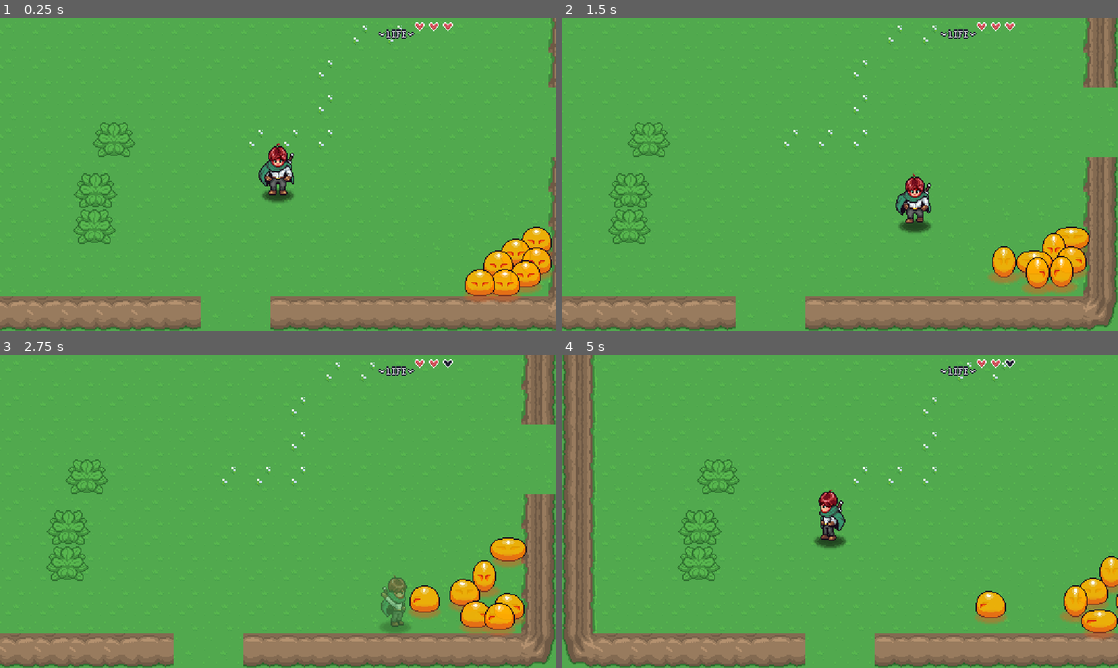
Above: before the commit, frames 1-4 (two rows, left to right).
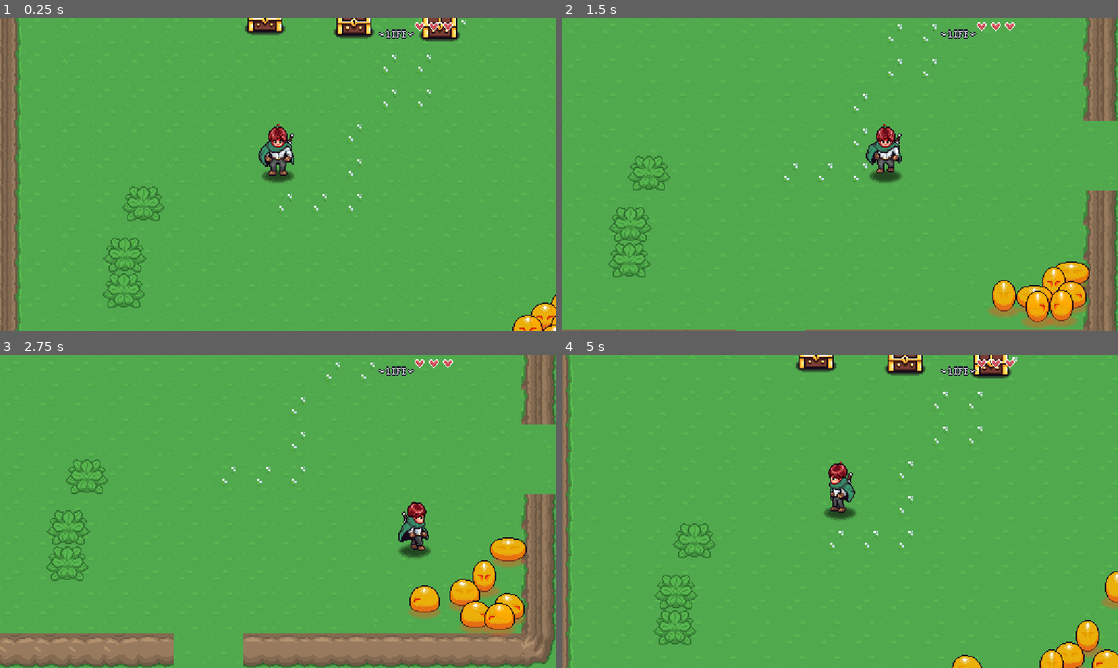
Above: after the commit, the same moments.

Repository: admiralbolt/godot-practice
Game: Godot game, scene res://levels/area01/Area01.tscn
Same seed, same stepped clock (60 frames per second), same inputs: the game is played once before the commit and once after it. Sound files missing from this copy of the repository are replaced by a short silence.
Inputs:
- Up to frame 1 (0.25 s): no input
- Up to frame 2 (1.5 s): hold D (right) 0.53-1.28 s; hold J (attack) 0.53-1.28 s; tap N (interact, bound only after the commit) at 0.8, 1.35 s; hold S (down) from 1.28 s (still down)
- Up to frame 3 (2.75 s): tap J (attack) at 1.55 s; release S (down) at 2.03 s; hold D (right) from 2.03 s (still down); hold J (attack) from 2.03 s (still down); tap N (interact, bound only after the commit) at 2.3 s
- Up to frame 4 (5 s): release D (right) at 2.78 s; release J (attack) at 2.78 s; hold W (up) 2.78-3.53 s; tap N (interact, bound only after the commit) at 2.85, 3.8, 4.35 s; tap J (attack) at 3.05, 4.55 s; hold J (attack) 3.53-4.28 s; hold A (left) from 3.53 s (still down)

The runs differ from the first frame. In frame 1, 19% of the frame differs, in the area x 0-100%, y 0-100%; in frame 2, 16%; in frame 3, 1.3%; in frame 4, 20%.

Commit message:
Treasure chest!

Diff:
--- a/michael-aarpg/globals/player_manager.gd
+++ b/michael-aarpg/globals/player_manager.gd
@@ -2,6 +2,8 @@
 
 const PLAYER = preload("res://player.tscn")
 const INVENTORY_DATA = preload("res://ui/inventory/player_inventory.tres")
+
+signal interact_pressed
 
 var player: Player
 var player_spawned: bool = false
--- /dev/null
+++ b/michael-aarpg/interactables/treasure_chest.gd
@@ -0,0 +1,60 @@
+@tool
+class_name TreasureChest extends Node
+
+@export var item_data: ItemData: set = _set_item_data
+@export var quantity: int = 1: set = _set_quantity
+
+var is_open: bool = false
+
+@onready var sprite: Sprite2D = $ItemSprite
+@onready var label: Label = $ItemSprite/Label
+@onready var animation_player: AnimationPlayer = $AnimationPlayer
+@onready var interact_area: Area2D = $Area2D
+
+func _ready() -> void:
+  _update_label()
+  _update_texture()
+
+  if Engine.is_editor_hint():
+    return
+
+  self.interact_area.area_entered.connect(_on_area_entered)
+  self.interact_area.area_exited.connect(_on_area_exited)
+
+func player_interact() -> void:
+  if self.is_open:
+    return
+
+  self.is_open = true
+  self.animation_player.play("open_chest")
+  if self.item_data and self.quantity > 0:
+    PlayerManager.INVENTORY_DATA.add_item(self.item_data, self.quantity)
+
+
+func _on_area_entered(_area: Area2D) -> void:
+  PlayerManager.interact_pressed.connect(player_interact)
+  return
+
+func _on_area_exited(_area: Area2D) -> void:
+  PlayerManager.interact_pressed.disconnect(player_interact)
+  return
+
+func _set_quantity(p_quantity: int) -> void:
+  quantity = p_quantity
+  _update_label()
+
+func _update_label() -> void:
+  if not self.label:
+    return
+
+  self.label.text = "x%s" % quantity
+  self.label.visible = quantity > 1
+
+func _set_item_data(p_item_data: ItemData) -> void:
+  item_data = p_item_data
+  _update_texture()
+  return
+
+func _update_texture() -> void:
+  if self.item_data and self.sprite:
+    self.sprite.texture = self.item_data.texture
--- /dev/null
+++ b/michael-aarpg/interactables/treasure_chest.tscn
@@ -0,0 +1,239 @@
+[gd_scene format=3 uid="uid://8youwfrylbue"]
+
+[ext_resource type="Script" uid="uid://cbjrju718yny7" path="res://interactables/treasure_chest.gd" id="1_flsih"]
+[ext_resource type="Texture2D" uid="uid://dxlv83gseq7td" path="res://assets/treasure-chest.png" id="2_03o4e"]
+[ext_resource type="Texture2D" uid="uid://baa3tvlol6rwc" path="res://assets/items.png" id="3_03o4e"]
+[ext_resource type="AudioStream" uid="uid://b3823tpktxdse" path="res://assets/treasure-open.wav" id="4_hcahn"]
+
+[sub_resource type="AtlasTexture" id="AtlasTexture_hcahn"]
+atlas = ExtResource("3_03o4e")
+region = Rect2(0, 0, 32, 32)
+
+[sub_resource type="Animation" id="Animation_hcahn"]
+length = 0.001
+tracks/0/type = "value"
+tracks/0/imported = false
+tracks/0/enabled = true
+tracks/0/path = NodePath("Sprite2D:frame")
+tracks/0/interp = 1
+tracks/0/loop_wrap = true
+tracks/0/keys = {
+"times": PackedFloat32Array(0),
+"transitions": PackedFloat32Array(1),
+"update": 1,
+"values": [0]
+}
+tracks/1/type = "value"
+tracks/1/imported = false
+tracks/1/enabled = true
+tracks/1/path = NodePath("ItemSprite:visible")
+tracks/1/interp = 1
+tracks/1/loop_wrap = true
+tracks/1/keys = {
+"times": PackedFloat32Array(0),
+"transitions": PackedFloat32Array(1),
+"update": 1,
+"values": [true]
+}
+tracks/2/type = "value"
+tracks/2/imported = false
+tracks/2/enabled = true
+tracks/2/path = NodePath("ItemSprite:position")
+tracks/2/interp = 1
+tracks/2/loop_wrap = true
+tracks/2/keys = {
+"times": PackedFloat32Array(0),
+"transitions": PackedFloat32Array(1),
+"update": 0,
+"values": [Vector2(0, 0)]
+}
+tracks/3/type = "value"
+tracks/3/imported = false
+tracks/3/enabled = true
+tracks/3/path = NodePath("ItemSprite:modulate")
+tracks/3/interp = 1
+tracks/3/loop_wrap = true
+tracks/3/keys = {
+"times": PackedFloat32Array(0),
+"transitions": PackedFloat32Array(1),
+"update": 0,
+"values": [Color(1, 1, 1, 1)]
+}
+
+[sub_resource type="Animation" id="Animation_03o4e"]
+resource_name = "closed"
+tracks/0/type = "value"
+tracks/0/imported = false
+tracks/0/enabled = true
+tracks/0/path = NodePath("Sprite2D:frame")
+tracks/0/interp = 1
+tracks/0/loop_wrap = true
+tracks/0/keys = {
+"times": PackedFloat32Array(0),
+"transitions": PackedFloat32Array(1),
+"update": 1,
+"values": [0]
+}
+tracks/1/type = "value"
+tracks/1/imported = false
+tracks/1/enabled = true
+tracks/1/path = NodePath("ItemSprite:visible")
+tracks/1/interp = 1
+tracks/1/loop_wrap = true
+tracks/1/keys = {
+"times": PackedFloat32Array(0),
+"transitions": PackedFloat32Array(1),
+"update": 1,
+"values": [false]
+}
+
+[sub_resource type="Animation" id="Animation_0yceu"]
+resource_name = "open_chest"
+length = 1.5
+tracks/0/type = "value"
+tracks/0/imported = false
+tracks/0/enabled = true
+tracks/0/path = NodePath("Sprite2D:frame")
+tracks/0/interp = 1
+tracks/0/loop_wrap = true
+tracks/0/keys = {
+"times": PackedFloat32Array(0, 0.10344016),
+"transitions": PackedFloat32Array(1, 1),
+"update": 1,
+"values": [0, 1]
+}
+tracks/1/type = "value"
+tracks/1/imported = false
+tracks/1/enabled = true
+tracks/1/path = NodePath("ItemSprite:visible")
+tracks/1/interp = 1
+tracks/1/loop_wrap = true
+tracks/1/keys = {
+"times": PackedFloat32Array(0, 0.10585981),
+"transitions": PackedFloat32Array(1, 1),
+"update": 1,
+"values": [false, true]
+}
+tracks/2/type = "audio"
+tracks/2/imported = false
+tracks/2/enabled = true
+tracks/2/path = NodePath("AudioStreamPlayer2D")
+tracks/2/interp = 1
+tracks/2/loop_wrap = true
+tracks/2/keys = {
+"clips": [{
+"end_offset": 0.0,
+"start_offset": 0.0,
+"stream": ExtResource("4_hcahn")
+}],
+"times": PackedFloat32Array(0.10041559)
+}
+tracks/2/use_blend = true
+tracks/3/type = "value"
+tracks/3/imported = false
+tracks/3/enabled = true
+tracks/3/path = NodePath("ItemSprite:position")
+tracks/3/interp = 1
+tracks/3/loop_wrap = true
+tracks/3/keys = {
+"times": PackedFloat32Array(0, 0.11190894, 0.29943204),
+"transitions": PackedFloat32Array(1, 1, 1),
+"update": 0,
+"values": [Vector2(0, 0), Vector2(0, 0), Vector2(0, -40)]
+}
+tracks/4/type = "value"
+tracks/4/imported = false
+tracks/4/enabled = true
+tracks/4/path = NodePath("ItemSprite:modulate")
+tracks/4/interp = 1
+tracks/4/loop_wrap = true
+tracks/4/keys = {
+"times": PackedFloat32Array(0.20325083, 0.29943204, 0.7717655, 1.3598568),
+"transitions": PackedFloat32Array(1, 1, 1, 1),
+"update": 0,
+"values": [Color(1, 1, 1, 1), Color(1.353256, 1.353256, 1.353256, 1), Color(1.353256, 1.353256, 1.353256, 1), Color(1.353256, 1.353256, 1.353256, 0)]
+}
+
+[sub_resource type="Animation" id="Animation_f8rbn"]
+resource_name = "opened"
+tracks/0/type = "value"
+tracks/0/imported = false
+tracks/0/enabled = true
+tracks/0/path = NodePath("Sprite2D:frame")
+tracks/0/interp = 1
+tracks/0/loop_wrap = true
+tracks/0/keys = {
+"times": PackedFloat32Array(0),
+"transitions": PackedFloat32Array(1),
+"update": 1,
+"values": [1]
+}
+tracks/1/type = "value"
+tracks/1/imported = false
+tracks/1/enabled = true
+tracks/1/path = NodePath("ItemSprite:visible")
+tracks/1/interp = 1
+tracks/1/loop_wrap = true
+tracks/1/keys = {
+"times": PackedFloat32Array(0),
+"transitions": PackedFloat32Array(1),
+"update": 1,
+"values": [false]
+}
+
+[sub_resource type="AnimationLibrary" id="AnimationLibrary_hcahn"]
+_data = {
+&"RESET": SubResource("Animation_hcahn"),
+&"closed": SubResource("Animation_03o4e"),
+&"open_chest": SubResource("Animation_0yceu"),
+&"opened": SubResource("Animation_f8rbn")
+}
+
+[sub_resource type="RectangleShape2D" id="RectangleShape2D_03o4e"]
+size = Vector2(30, 14)
+
+[sub_resource type="RectangleShape2D" id="RectangleShape2D_hcahn"]
+size = Vector2(38, 20)
+
+[node name="TreasureChest" type="Node2D" unique_id=2072759152]
+script = ExtResource("1_flsih")
+
+[node name="Sprite2D" type="Sprite2D" parent="." unique_id=899236267]
+texture = ExtResource("2_03o4e")
+hframes = 2
+
+[node name="ItemSprite" type="Sprite2D" parent="." unique_id=771157106]
+texture = SubResource("AtlasTexture_hcahn")
+
+[node name="Label" type="Label" parent="ItemSprite" unique_id=671505742]
+offset_left = 10.0
+offset_top = -7.0
+offset_right = 50.0
+offset_bottom = 16.0
+theme_override_colors/font_outline_color = Color(0, 0, 0, 1)
+theme_override_constants/outline_size = 4
+theme_override_font_sizes/font_size = 12
+text = "x99"
+
+[node name="AnimationPlayer" type="AnimationPlayer" parent="." unique_id=1353251107]
+libraries/ = SubResource("AnimationLibrary_hcahn")
+autoplay = &"closed"
+
+[node name="AudioStreamPlayer2D" type="AudioStreamPlayer2D" parent="." unique_id=839771550]
+
+[node name="StaticBody2D" type="StaticBody2D" parent="." unique_id=1761003291]
+collision_layer = 16
+collision_mask = 0
+
+[node name="CollisionShape2D" type="CollisionShape2D" parent="StaticBody2D" unique_id=278192331]
+position = Vector2(0, 15)
+shape = SubResource("RectangleShape2D_03o4e")
+
+[node name="Area2D" type="Area2D" parent="." unique_id=337606435]
+collision_layer = 0
+collision_mask = 4
+
+[node name="CollisionShape2D" type="CollisionShape2D" parent="Area2D" unique_id=1750630672]
+position = Vector2(0, 15)
+shape = SubResource("RectangleShape2D_hcahn")
+debug_color = Color(0.29257947, 0.6126559, 0.42171955, 0.41960785)
--- a/michael-aarpg/items/gem.tres
+++ b/michael-aarpg/items/gem.tres
@@ -1,5 +1,6 @@
 [gd_resource type="Resource" script_class="ItemData" format=3 uid="uid://dh1sapekvjg0p"]
 
+[ext_resource type="Script" uid="uid://cnarpvot3bldu" path="res://items/item_effects/item_effect.gd" id="1_gbvxt"]
 [ext_resource type="Script" uid="uid://dyliv273cd3gp" path="res://items/item_data.gd" id="1_m7x72"]
 [ext_resource type="Texture2D" uid="uid://baa3tvlol6rwc" path="res://assets/items.png" id="2_o2n4o"]
 
--- a/michael-aarpg/items/stone.tres
+++ b/michael-aarpg/items/stone.tres
@@ -1,6 +1,7 @@
 [gd_resource type="Resource" script_class="ItemData" format=3 uid="uid://djbucfgsjjqic"]
 
 [ext_resource type="Script" uid="uid://dyliv273cd3gp" path="res://items/item_data.gd" id="1_becff"]
+[ext_resource type="Script" uid="uid://cnarpvot3bldu" path="res://items/item_effects/item_effect.gd" id="1_uj5p3"]
 [ext_resource type="Texture2D" uid="uid://baa3tvlol6rwc" path="res://assets/items.png" id="2_mwerj"]
 
 [sub_resource type="AtlasTexture" id="AtlasTexture_gbvxt"]
--- a/michael-aarpg/levels/area01/Area01.tscn
+++ b/michael-aarpg/levels/area01/Area01.tscn
@@ -6,6 +6,9 @@
 [ext_resource type="PackedScene" uid="uid://iqj4xti26n0x" path="res://levels/LevelTransition.tscn" id="4_ymnjf"]
 [ext_resource type="PackedScene" uid="uid://cpmhm3w2om2wo" path="res://props/plants/Plant.tscn" id="5_mktli"]
 [ext_resource type="PackedScene" uid="uid://ba28israc0yiu" path="res://enemies/slime/slime.tscn" id="6_6yh52"]
+[ext_resource type="PackedScene" uid="uid://8youwfrylbue" path="res://interactables/treasure_chest.tscn" id="7_6yh52"]
+[ext_resource type="Resource" uid="uid://djbucfgsjjqic" path="res://items/stone.tres" id="8_1kb14"]
+[ext_resource type="Resource" uid="uid://3aw5xx0sk0er" path="res://items/potion.tres" id="9_1px54"]
 
 [node name="Area01" type="Node2D" unique_id=1072203813]
 script = ExtResource("1_eixnd")
@@ -15,7 +18,7 @@
 tile_map_data = PackedByteArray("AAAGAAIAAAAMAAQAAAAFAAIAAAAMAAQAAAAEAAIAAAAMAAQAAAADAAIAAAAMAAQAAAACAAMAAAABAAMAAAABAA …(4528 unchanged characters)…
 
 [node name="PlayerSpawner" parent="." unique_id=1913105578 instance=ExtResource("2_mw7rk")]
-position = Vector2(135, 450)
+position = Vector2(108, 373)
 
 [node name="LevelTransition" parent="." unique_id=33487219 instance=ExtResource("4_ymnjf")]
 position = Vector2(96, 576)
@@ -57,3 +60,16 @@
 
 [node name="Slime3" parent="." unique_id=1726560470 instance=ExtResource("6_6yh52")]
 position = Vector2(376, 522)
+
+[node name="TreasureChest" parent="." unique_id=2072759152 instance=ExtResource("7_6yh52")]
+position = Vector2(96, 220)
+item_data = ExtResource("8_1kb14")
+quantity = 99
+
+[node name="TreasureChest2" parent="." unique_id=834295915 instance=ExtResource("7_6yh52")]
+position = Vector2(178, 223)
+item_data = ExtResource("9_1px54")
+quantity = 10
+
+[node name="TreasureChest3" parent="." unique_id=1647343402 instance=ExtResource("7_6yh52")]
+position = Vector2(257, 226)
--- a/michael-aarpg/player.gd
+++ b/michael-aarpg/player.gd
@@ -1,6 +1,7 @@
 class_name Player extends CharacterBody2D
 
 signal player_damaged(hurt_box: HurtBox)
+signal direction_changed(new_direction: Vector2)
 
 var direction: Vector2 = Vector2.ZERO
 var cardinal_direction: Vector2 = Vector2.DOWN
@@ -16,9 +17,11 @@
 @onready var attack_effect_player: AnimationPlayer = $AttackEffectPlayer
 @onready var effect_animation_player: AnimationPlayer = $EffectAnimationPlayer
 @onready var interactions: Node2D = $Interactions
+@onready var attack_container: Node2D = $AttackContainer
 @onready var hurt_box: HurtBox = %AttackHurtBox
 @onready var hit_box: HitBox = $HitBox
 @onready var state_machine: PlayerStateMachine = $PlayerStateMachine
+
 
 func _ready() -> void:
   state_machine.initialize(self)
@@ -50,10 +53,11 @@
   if new_dir == cardinal_direction:
     return false
 
+  direction_changed.emit(new_dir)
   cardinal_direction = new_dir
   sprite.scale.x = -1 if cardinal_direction.x < 0 else 1
   attack_effect.scale.x = -1 if cardinal_direction.x < 0 else 1
-  interactions.scale.x = -1 if cardinal_direction.x < 0 else 1
+  attack_container.scale.x = -1 if cardinal_direction.x < 0 else 1
   return true
 
 func _animation_direction() -> String:
--- a/michael-aarpg/player.tscn
+++ b/michael-aarpg/player.tscn
@@ -8,6 +8,7 @@
 [ext_resource type="Script" uid="uid://rjnw4hfl8y47" path="res://player_camera.gd" id="6_1jxqw"]
 [ext_resource type="PackedScene" uid="uid://dg7q1f5oayegc" path="res://general/hurtboxes/HurtBox.tscn" id="6_2hs0m"]
 [ext_resource type="PackedScene" uid="uid://cuh4xafionjdp" path="res://general/hitboxes/HitBox.tscn" id="8_dw050"]
+[ext_resource type="Script" uid="uid://btd8w7q60asl8" path="res://player_interactions.gd" id="9_606se"]
 [ext_resource type="AudioStream" uid="uid://diwotqb2b8x1w" path="res://assets/hit_player.wav" id="9_b26j0"]
 [ext_resource type="Script" uid="uid://clhq4pkg0wgfm" path="res://player_state_machine.gd" id="10_nvl01"]
 [ext_resource type="Script" uid="uid://2s0exmhsaaxv" path="res://player_idle_state.gd" id="11_ivps1"]
@@ -83,7 +84,7 @@
 tracks/5/type = "value"
 tracks/5/imported = false
 tracks/5/enabled = true
-tracks/5/path = NodePath("Interactions/AttackHurtBox:position")
+tracks/5/path = NodePath("AttackContainer/AttackHurtBox:position")
 tracks/5/interp = 1
 tracks/5/loop_wrap = true
 tracks/5/keys = {
@@ -126,7 +127,7 @@
 tracks/2/type = "value"
 tracks/2/imported = false
 tracks/2/enabled = true
-tracks/2/path = NodePath("Interactions/AttackHurtBox:position")
+tracks/2/path = NodePath("AttackContainer/AttackHurtBox:position")
 tracks/2/interp = 1
 tracks/2/loop_wrap = true
 tracks/2/keys = {
@@ -325,7 +326,7 @@
 tracks/2/type = "value"
 tracks/2/imported = false
 tracks/2/enabled = true
-tracks/2/path = NodePath("Interactions/AttackHurtBox:position")
+tracks/2/path = NodePath("AttackContainer/AttackHurtBox:position")
 tracks/2/interp = 1
 tracks/2/loop_wrap = true
 tracks/2/keys = {
@@ -368,7 +369,7 @@
 tracks/2/type = "value"
 tracks/2/imported = false
 tracks/2/enabled = true
-tracks/2/path = NodePath("Interactions/AttackHurtBox:position")
+tracks/2/path = NodePath("AttackContainer/AttackHurtBox:position")
 tracks/2/interp = 1
 tracks/2/loop_wrap = true
 tracks/2/keys = {
@@ -610,8 +611,7 @@
 &"walk_up": SubResource("Animation_dw050")
 }
 
-[sub_resource type="CircleShape2D" id="CircleShape2D_1jxqw"]
-radius = 12.0415945
+[sub_resource type="RectangleShape2D" id="RectangleShape2D_bwjto"]
 
 [sub_resource type="CircleShape2D" id="CircleShape2D_b26j0"]
 
@@ -862,6 +862,9 @@
 &"attack_effect_up": SubResource("Animation_7ahtn")
 }
 
+[sub_resource type="CircleShape2D" id="CircleShape2D_1jxqw"]
+radius = 12.0415945
+
 [node name="Player" type="CharacterBody2D" unique_id=1655857196]
 collision_mask = 17
 motion_mode = 1
@@ -915,42 +918,56 @@
 max_polyphony = 8
 
 [node name="Interactions" type="Node2D" parent="." unique_id=983354847]
-
-[node name="AttackHurtBox" parent="Interactions" unique_id=540563036 instance=ExtResource("6_2hs0m")]
+script = ExtResource("9_606se")
+
+[node name="Area2D" type="Area2D" parent="Interactions" unique_id=2105460330]
+collision_layer = 4
+collision_mask = 0
+monitoring = false
+
+[node name="CollisionShape2D" type="CollisionShape2D" parent="Interactions/Area2D" unique_id=2117083309]
+position = Vector2(0, 9)
+shape = SubResource("RectangleShape2D_bwjto")
+debug_color = Color(0.315526, 0.6153504, 0.3374861, 0.41960785)
+
+[node name="HitBox" parent="." unique_id=1473301795 instance=ExtResource("8_dw050")]
+collision_layer = 2
+
+[node name="CollisionShape2D" type="CollisionShape2D" parent="HitBox" unique_id=1072891812]
+position = Vector2(0, -3)
+shape = SubResource("CircleShape2D_b26j0")
+debug_color = Color(0.7372549, 0.5882353, 0.09411765, 0.56078434)
+
+[node name="EffectAnimationPlayer" type="AnimationPlayer" parent="." unique_id=1807504267]
+libraries/ = SubResource("AnimationLibrary_7ahtn")
+
+[node name="PlayerStateMachine" type="Node" parent="." unique_id=833117205]
+script = ExtResource("10_nvl01")
+
+[node name="PlayerIdleState" type="Node" parent="PlayerStateMachine" unique_id=778453490]
+script = ExtResource("11_ivps1")
+
+[node name="PlayerWalkState" type="Node" parent="PlayerStateMachine" unique_id=1165455110]
+script = ExtResource("12_ivps1")
+
+[node name="PlayerAttackState" type="Node" parent="PlayerStateMachine" unique_id=1642180255]
+script = ExtResource("13_urp6f")
+
+[node name="PlayerStunState" type="Node" parent="PlayerStateMachine" unique_id=1183657545]
+script = ExtResource("14_bwjto")
+
+[node name="AttackEffectPlayer" type="AnimationPlayer" parent="." unique_id=1690829679]
+libraries/ = SubResource("AnimationLibrary_7lmhl")
+
+[node name="AttackContainer" type="Node2D" parent="." unique_id=1506902783]
+scale = Vector2(-1, 1)
+
+[node name="AttackHurtBox" parent="AttackContainer" unique_id=540563036 instance=ExtResource("6_2hs0m")]
 unique_name_in_owner = true
 position = Vector2(0, 16)
 collision_mask = 256
 monitoring = false
 
-[node name="CollisionShape2D" type="CollisionShape2D" parent="Interactions/AttackHurtBox" unique_id=792779361]
+[node name="CollisionShape2D" type="CollisionShape2D" parent="AttackContainer/AttackHurtBox" unique_id=792779361]
 shape = SubResource("CircleShape2D_1jxqw")
 debug_color = Color(0.967935, 0.16030386, 0.21823102, 0.41960785)
-
-[node name="HitBox" parent="." unique_id=1473301795 instance=ExtResource("8_dw050")]
-collision_layer = 2
-
-[node name="CollisionShape2D" type="CollisionShape2D" parent="HitBox" unique_id=1072891812]
-position = Vector2(0, -3)
-shape = SubResource("CircleShape2D_b26j0")
-debug_color = Color(0.7372549, 0.5882353, 0.09411765, 0.56078434)
-
-[node name="EffectAnimationPlayer" type="AnimationPlayer" parent="." unique_id=1807504267]
-libraries/ = SubResource("AnimationLibrary_7ahtn")
-
-[node name="PlayerStateMachine" type="Node" parent="." unique_id=833117205]
-script = ExtResource("10_nvl01")
-
-[node name="PlayerIdleState" type="Node" parent="PlayerStateMachine" unique_id=778453490]
-script = ExtResource("11_ivps1")
-
-[node name="PlayerWalkState" type="Node" parent="PlayerStateMachine" unique_id=1165455110]
-script = ExtResource("12_ivps1")
-
-[node name="PlayerAttackState" type="Node" parent="PlayerStateMachine" unique_id=1642180255]
-script = ExtResource("13_urp6f")
-
-[node name="PlayerStunState" type="Node" parent="PlayerStateMachine" unique_id=1183657545]
-script = ExtResource("14_bwjto")
-
-[node name="AttackEffectPlayer" type="AnimationPlayer" parent="." unique_id=1690829679]
-libraries/ = SubResource("AnimationLibrary_7lmhl")
--- a/michael-aarpg/player_idle_state.gd
+++ b/michael-aarpg/player_idle_state.gd
@@ -16,3 +16,6 @@
 func handle_input(event: InputEvent) -> void:
   if event.is_action_pressed("attack"):
     state_machine.change_state(attack_state)
+
+  if event.is_action_pressed("interact"):
+    PlayerManager.interact_pressed.emit()
--- /dev/null
+++ b/michael-aarpg/player_interactions.gd
@@ -0,0 +1,19 @@
+class_name PlayerInteractions extends Node2D
+
+@onready var player: Player = $".."
+
+func _ready() -> void:
+  player.direction_changed.connect(_update_direction)
+
+func _update_direction(new_direction: Vector2) -> void:
+  match new_direction:
+    Vector2.DOWN:
+      self.rotation_degrees = 0
+    Vector2.UP:
+      self.rotation_degrees = 180
+    Vector2.LEFT:
+      self.rotation_degrees = 90
+    Vector2.RIGHT:
+      self.rotation_degrees = -90
+    _:
+      self.rotation_degrees = 0
--- a/michael-aarpg/player_walk_state.gd
+++ b/michael-aarpg/player_walk_state.gd
@@ -23,3 +23,6 @@
 func handle_input(event: InputEvent) -> void:
   if event.is_action_pressed("attack"):
     state_machine.change_state(attack_state)
+
+  if event.is_action_pressed("interact"):
+    PlayerManager.interact_pressed.emit()
--- a/michael-aarpg/project.godot
+++ b/michael-aarpg/project.godot
@@ -114,11 +114,17 @@
 "events": [Object(InputEventKey,"resource_local_to_scene":false,"resource_name":"","device":-1,"window_id":0,"alt_press …(192 unchanged characters)…
 ]
 }
+interact={
+"deadzone": 0.2,
+"events": [Object(InputEventKey,"resource_local_to_scene":false,"resource_name":"","device":-1,"window_id":0,"alt_pressed":false,"shift_pressed":false,"ctrl_pressed":false,"meta_pressed":false,"pressed":false,"keycode":0,"physical_keycode":78,"key_label":0,"unicode":110,"location":0,"echo":false,"script":null)
+]
+}
 
 [layer_names]
 
 2d_physics/layer_1="Player"
 2d_physics/layer_2="PlayerHurt"
+2d_physics/layer_3="PlayerInteract"
 2d_physics/layer_5="Walls"
 2d_physics/layer_9="Enemy"
 
Not shown, added: michael-aarpg/interactables/treasure_chest.gd.uid
Not shown, added: michael-aarpg/player_interactions.gd.uid
